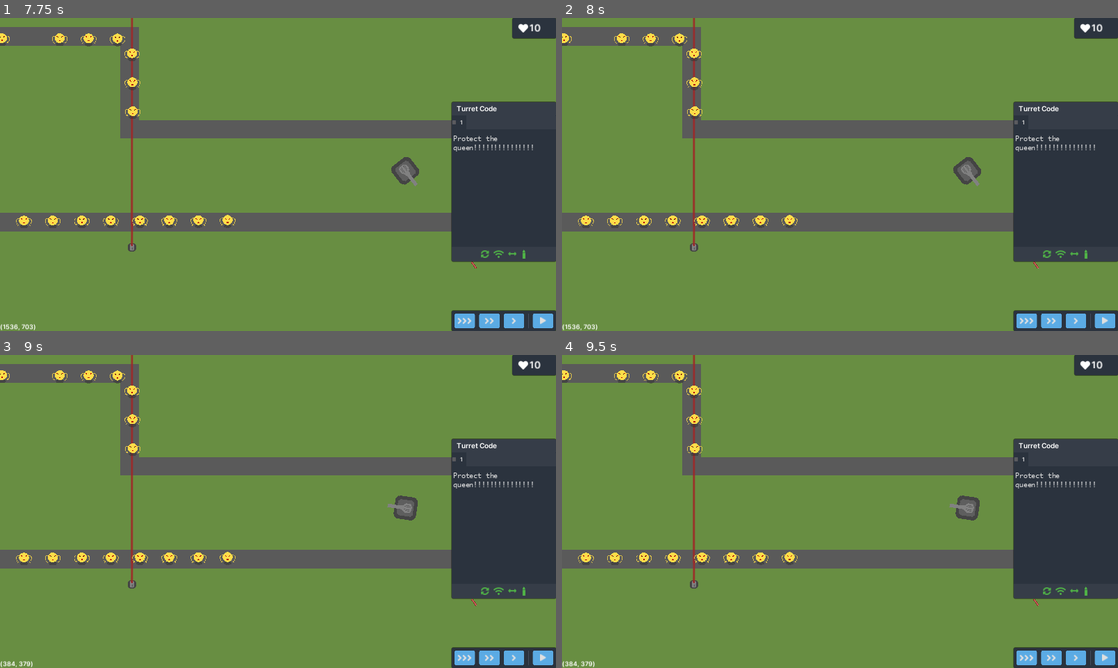
Above: before the commit, frames 1-4 (two rows, left to right).
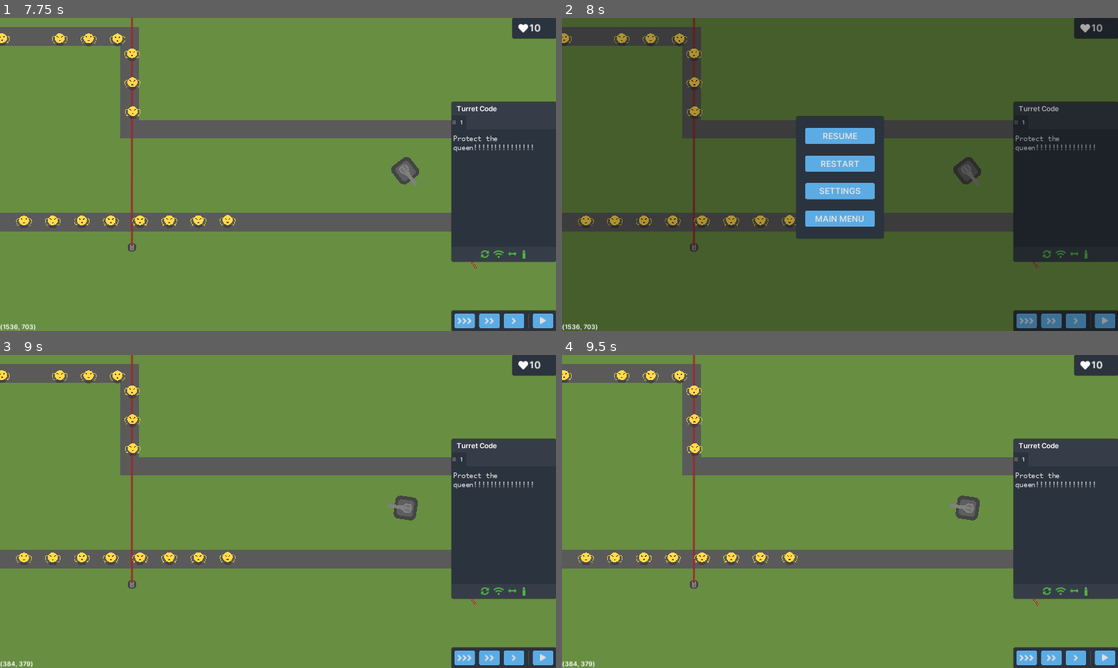
Above: after the commit, the same moments.

Repository: Latiang/tower-defense-godot
Game: Godot game, scene res://objects/Main.tscn
Two runs of this game, one before a commit and one after it. Both use one fixed random seed, a clock stepped at 60 frames per second and the inputs below.
Inputs (mouse positions are in pixels of both pictures, inside the frame that each line leads up to):
- Up to frame 1 (7.75 s): click "" at 0.5 s; click "" at 1.25 s; click "" at 2 s; click "" at 2.75 s; click "" at 3.5 s; tap Enter at 4.25, 5.75, 7.25 s; move the mouse to (405, 171) at 4.27 s; press the mouse at (405, 171) at 4.28 s; hold D 4.28-5.03 s; tap Space at 5, 6.5 s; move the mouse to (166, 190) at 5.02 s; release the mouse at (166, 190) at 5.03 s; hold A 5.03-5.78 s; click (166, 190) at 5.1 s; move the mouse to (333, 105) at 5.77 s; press the mouse at (333, 105) at 5.78 s; hold D 5.78-7.28 s; move the mouse to (250, 237) at 6.52 s; release the mouse at (250, 237) at 6.53 s; click (250, 237) at 6.6 s; move the mouse to (444, 221) at 7.27 s; press the mouse at (444, 221) at 7.28 s; hold A from 7.28 s (still down)
- Up to frame 2 (8 s): keep holding A; tap Escape (escape_menu_toggle, bound only after the commit) at 7.9 s
- Up to frame 3 (9 s): release A at 8 s; release the mouse at (444, 558) at 8 s; click (278, 473) at 8 s, where only the run after the commit has a clickable "RESUME"; tap Space at 8.75 s; move the mouse to (111, 464) at 8.77 s; hold A from 8.78 s (still down); click (111, 464) at 8.85 s
- Up to frame 4 (9.5 s): keep holding A

Frame 1 is identical in both runs. In frame 2, 89% of the frame differs, in the area x 0-100%, y 0-100%; in frame 3, less than 0.1%; in frame 4, less than 0.1%.
Error before the commit: Invalid get index of type 'String' (on base: 'Dictionary'). (res://objects/CodeInterpreter.gd:211)

Commit message:
Add Escape Menu to Level GUI

Diff:
--- a/src/objects/CodeInterpreter.gd
+++ b/src/objects/CodeInterpreter.gd
@@ -449,7 +449,7 @@
 	code_source = """
 # Should be 40
 #a = 80/10*2 - 16 + 8*2 - 26 + 10^2/2
-b = -2
+#b = -2
 #print a
 #print -2
 """
--- /dev/null
+++ b/src/objects/EscapeMenu.gd
@@ -0,0 +1,26 @@
+extends PanelContainer
+
+signal resume()
+signal restart()
+signal settings()
+signal exit()
+
+# Called when the node enters the scene tree for the first time.
+func _ready():
+	pass # Replace with function body.
+
+
+func _on_ResumeButton_pressed():
+	emit_signal("resume")
+
+
+func _on_RestartButton_pressed():
+	emit_signal("restart")
+
+
+func _on_SettingsButton_pressed():
+	emit_signal("settings")
+
+
+func _on_ExitButton_pressed():
+	emit_signal("exit")
--- /dev/null
+++ b/src/objects/EscapeMenu.tscn
@@ -0,0 +1,150 @@
+[gd_scene load_steps=12 format=2]
+
+[ext_resource path="res://assets/fonts/Inter-SemiBold-slnt=0.ttf" type="DynamicFontData" id=1]
+[ext_resource path="res://objects/EscapeMenu.gd" type="Script" id=2]
+
+[sub_resource type="StyleBoxFlat" id=1]
+bg_color = Color( 0.28, 0.525, 0.7, 1 )
+corner_radius_top_left = 6
+corner_radius_top_right = 6
+corner_radius_bottom_right = 6
+corner_radius_bottom_left = 6
+
+[sub_resource type="StyleBoxFlat" id=2]
+bg_color = Color( 0.28, 0.525, 0.7, 1 )
+corner_radius_top_left = 6
+corner_radius_top_right = 6
+corner_radius_bottom_right = 6
+corner_radius_bottom_left = 6
+shadow_size = 2
+
+[sub_resource type="StyleBoxFlat" id=3]
+bg_color = Color( 0.360784, 0.67451, 0.898039, 1 )
+corner_radius_top_left = 6
+corner_radius_top_right = 6
+corner_radius_bottom_right = 6
+corner_radius_bottom_left = 6
+
+[sub_resource type="StyleBoxFlat" id=4]
+bg_color = Color( 0.172549, 0.203922, 0.247059, 1 )
+corner_radius_top_left = 6
+corner_radius_top_right = 6
+corner_radius_bottom_right = 6
+corner_radius_bottom_left = 6
+shadow_size = 3
+
+[sub_resource type="DynamicFont" id=5]
+use_filter = true
+font_data = ExtResource( 1 )
+
+[sub_resource type="StyleBoxFlat" id=6]
+content_margin_left = 5.0
+content_margin_right = 5.0
+content_margin_top = 5.0
+content_margin_bottom = 5.0
+bg_color = Color( 0.215686, 0.243137, 0.286275, 1 )
+corner_radius_top_left = 6
+corner_radius_top_right = 6
+corner_radius_bottom_right = 6
+corner_radius_bottom_left = 6
+shadow_size = 3
+
+[sub_resource type="StyleBoxFlat" id=7]
+bg_color = Color( 0.321569, 0.364706, 0.431373, 1 )
+corner_radius_top_left = 1
+corner_radius_top_right = 1
+corner_radius_bottom_right = 1
+corner_radius_bottom_left = 1
+expand_margin_left = 1.0
+
+[sub_resource type="DynamicFont" id=8]
+size = 30
+font_data = ExtResource( 1 )
+
+[sub_resource type="Theme" id=9]
+default_font = SubResource( 8 )
+Button/colors/font_color = Color( 0.878431, 0.878431, 0.878431, 1 )
+Button/colors/font_color_disabled = Color( 0.878431, 0.878431, 0.878431, 1 )
+Button/colors/font_color_hover = Color( 0.94, 0.94, 0.94, 1 )
+Button/colors/font_color_pressed = Color( 1, 1, 1, 1 )
+Button/constants/hseparation = 2
+Button/fonts/font = null
+Button/styles/disabled = SubResource( 1 )
+Button/styles/focus = null
+Button/styles/hover = SubResource( 2 )
+Button/styles/normal = SubResource( 3 )
+Button/styles/pressed = SubResource( 1 )
+Panel/styles/panel = SubResource( 4 )
+PanelContainer/styles/panel = SubResource( 4 )
+TooltipLabel/colors/font_color = Color( 1, 1, 1, 1 )
+TooltipLabel/colors/font_color_shadow = Color( 0, 0, 0, 0.1 )
+TooltipLabel/constants/shadow_offset_x = 1
+TooltipLabel/constants/shadow_offset_y = 1
+TooltipLabel/fonts/font = SubResource( 5 )
+TooltipPanel/styles/panel = SubResource( 6 )
+VSeparator/constants/separation = 4
+VSeparator/styles/separator = SubResource( 7 )
+
+[node name="EscapeMenu" type="PanelContainer"]
+anchor_left = 0.5
+anchor_top = 0.5
+anchor_right = 0.5
+anchor_bottom = 0.5
+margin_left = -150.0
+margin_top = -200.0
+margin_right = 150.0
+margin_bottom = 220.0
+theme = SubResource( 9 )
+script = ExtResource( 2 )
+__meta__ = {
+"_edit_use_anchors_": false
+}
+
+[node name="MarginContainer" type="MarginContainer" parent="."]
+margin_right = 300.0
+margin_bottom = 420.0
+custom_constants/margin_right = 30
+custom_constants/margin_top = 0
+custom_constants/margin_left = 30
+custom_constants/margin_bottom = 0
+
+[node name="VBoxContainer" type="VBoxContainer" parent="MarginContainer"]
+margin_left = 30.0
+margin_right = 270.0
+margin_bottom = 420.0
+size_flags_horizontal = 3
+size_flags_vertical = 3
+custom_constants/separation = 40
+alignment = 1
+
+[node name="ResumeButton" type="Button" parent="MarginContainer/VBoxContainer"]
+margin_top = 40.0
+margin_right = 240.0
+margin_bottom = 95.0
+rect_min_size = Vector2( 0, 55 )
+text = "RESUME"
+
+[node name="RestartButton" type="Button" parent="MarginContainer/VBoxContainer"]
+margin_top = 135.0
+margin_right = 240.0
+margin_bottom = 190.0
+rect_min_size = Vector2( 0, 55 )
+text = "RESTART"
+
+[node name="SettingsButton" type="Button" parent="MarginContainer/VBoxContainer"]
+margin_top = 230.0
+margin_right = 240.0
+margin_bottom = 285.0
+rect_min_size = Vector2( 0, 55 )
+text = "SETTINGS"
+
+[node name="ExitButton" type="Button" parent="MarginContainer/VBoxContainer"]
+margin_top = 325.0
+margin_right = 240.0
+margin_bottom = 380.0
+rect_min_size = Vector2( 0, 55 )
+text = "MAIN MENU"
+[connection signal="pressed" from="MarginContainer/VBoxContainer/ResumeButton" to="." method="_on_ResumeButton_pressed"]
+[connection signal="pressed" from="MarginContainer/VBoxContainer/RestartButton" to="." method="_on_RestartButton_pressed"]
+[connection signal="pressed" from="MarginContainer/VBoxContainer/SettingsButton" to="." method="_on_SettingsButton_pressed"]
+[connection signal="pressed" from="MarginContainer/VBoxContainer/ExitButton" to="." method="_on_ExitButton_pressed"]
--- a/src/objects/GUI.gd
+++ b/src/objects/GUI.gd
@@ -3,6 +3,7 @@
 signal start_wave()
 signal restart_level()
 signal next_level()
+signal return_to_main_menu()
 signal update_code_source(new_source, turret_name)
 signal update_time_scale(new_time_scale)
 
@@ -11,6 +12,8 @@
 # var b = "text"
 
 var wave_started = false
+var escape_menu_open = false
+var current_time_scale = 1
 
 # Called when the node enters the scene tree for the first time.
 func _ready():
@@ -18,6 +21,21 @@
 
 func _process(delta):
 	set_coordinate_label()
+
+func _input(event):
+	if event.is_action_pressed("escape_menu_toggle") and !event.is_echo():
+		toggle_escape_menu()
+
+func toggle_escape_menu():
+	escape_menu_open = !escape_menu_open
+	if escape_menu_open:
+		$PopupGreyCover.show()
+		$EscapeMenu.show()
+		emit_signal("update_time_scale", 0.0001)
+	else:
+		$PopupGreyCover.hide()
+		$EscapeMenu.hide()
+		emit_signal("update_time_scale", current_time_scale)
 
 func set_coordinate_label():
 	if $CoordinateLabel.visible:
@@ -35,6 +53,7 @@
 	$LevelControlsPanel.show()
 	$HealthPanel.show()
 	$CoordinateLabel.show()
+	$EscapeMenu.hide()
 
 # Called every frame. 'delta' is the elapsed time since the previous frame.
 #func _process(delta):
@@ -72,23 +91,27 @@
 	enable_speed_buttons()
 	$LevelControlsPanel/MarginContainer/HBoxContainer/Speed1Button.disabled = true
 	emit_signal("update_time_scale", 1)
+	current_time_scale = 1
 	show_pause_button(true)
 
 func _on_Speed2Button_pressed():
 	enable_speed_buttons()
 	$LevelControlsPanel/MarginContainer/HBoxContainer/Speed2Button.disabled = true
 	emit_signal("update_time_scale", 3)
+	current_time_scale = 3
 	show_pause_button(true)
 
 func _on_Speed3Button_pressed():
 	enable_speed_buttons()
 	$LevelControlsPanel/MarginContainer/HBoxContainer/Speed3Button.disabled = true
 	emit_signal("update_time_scale", 5)
+	current_time_scale = 5
 	show_pause_button(true)
 
 func _on_PauseButton2_pressed():
 	enable_speed_buttons()
 	emit_signal("update_time_scale", 0.001)
+	current_time_scale = 0.001
 	# Enable play button instead
 	show_pause_button(false)
 
@@ -130,3 +153,18 @@
 	$PopupGreyCover.visible = false
 	# Probably something more complicated required
 	_on_StartButton_pressed()
+
+# Return to Main Menu
+func _on_EscapeMenu_exit():
+	toggle_escape_menu()
+	emit_signal("return_to_main_menu")
+
+func _on_EscapeMenu_restart():
+	toggle_escape_menu()
+	emit_signal("restart_level")
+
+func _on_EscapeMenu_resume():
+	toggle_escape_menu()
+
+func _on_EscapeMenu_settings():
+	pass # Replace with function body.
--- a/src/objects/GUI.tscn
+++ b/src/objects/GUI.tscn
@@ -7,6 +7,7 @@
 [ext_resource path="res://assets/fonts/Inter-SemiBold-slnt=0.ttf" type="DynamicFontData" id=5]
 [ext_resource path="res://objects/PopupDialogOk.tscn" type="PackedScene" id=6]
 [ext_resource path="res://objects/PopupDialogTwoChoices.tscn" type="PackedScene" id=7]
+[ext_resource path="res://objects/EscapeMenu.tscn" type="PackedScene" id=8]
 
 [sub_resource type="DynamicFont" id=1]
 size = 35
@@ -193,7 +194,7 @@
 visible = false
 anchor_right = 1.0
 anchor_bottom = 1.0
-color = Color( 0, 0, 0, 0.305882 )
+color = Color( 0, 0, 0, 0.337255 )
 __meta__ = {
 "_edit_use_anchors_": false
 }
@@ -223,6 +224,9 @@
 __meta__ = {
 "_edit_use_anchors_": false
 }
+
+[node name="EscapeMenu" parent="." instance=ExtResource( 8 )]
+visible = false
 [connection signal="pressed" from="LevelControlsPanel/MarginContainer/HBoxContainer/Speed3Button" to="." method="_on_Speed3Button_pressed"]
 [connection signal="pressed" from="LevelControlsPanel/MarginContainer/HBoxContainer/Speed2Button" to="." method="_on_Speed2Button_pressed"]
 [connection signal="pressed" from="LevelControlsPanel/MarginContainer/HBoxContainer/Speed1Button" to="." method="_on_Speed1Button_pressed"]
@@ -232,3 +236,7 @@
 [connection signal="button_pressed" from="WonPopup" to="." method="_on_WonPopup_button_pressed"]
 [connection signal="button1_pressed" from="DebugPopup" to="." method="_on_DebugPopup_button1_pressed"]
 [connection signal="button2_pressed" from="DebugPopup" to="." method="_on_DebugPopup_button2_pressed"]
+[connection signal="exit" from="EscapeMenu" to="." method="_on_EscapeMenu_exit"]
+[connection signal="restart" from="EscapeMenu" to="." method="_on_EscapeMenu_restart"]
+[connection signal="resume" from="EscapeMenu" to="." method="_on_EscapeMenu_resume"]
+[connection signal="settings" from="EscapeMenu" to="." method="_on_EscapeMenu_settings"]
--- a/src/objects/Main.gd
+++ b/src/objects/Main.gd
@@ -6,8 +6,8 @@
 
 func _ready():
 	# Load main menu
+	$MainMenu/LevelSelectionMenu.populate_level_buttons($LevelManager.save_state)
 	if !debug_main_menu_override:
-		$MainMenu/LevelSelectionMenu.populate_level_buttons($LevelManager.save_state)
 		show_MainMenu()
 	else: # Load first level for debugging
 		_on_MainMenu_start_level(0)
@@ -32,3 +32,6 @@
 func show_level():
 	$MainMenu.hide()
 	$LevelManager/GUI.show()
+
+func _on_GUI_return_to_main_menu():
+	show_MainMenu()
--- a/src/objects/Main.tscn
+++ b/src/objects/Main.tscn
@@ -22,6 +22,7 @@
 [node name="MainMenu" parent="." instance=ExtResource( 4 )]
 [connection signal="next_level" from="LevelManager/GUI" to="LevelManager" method="_on_GUI_next_level"]
 [connection signal="restart_level" from="LevelManager/GUI" to="LevelManager" method="_on_GUI_restart_level"]
+[connection signal="return_to_main_menu" from="LevelManager/GUI" to="." method="_on_GUI_return_to_main_menu"]
 [connection signal="start_wave" from="LevelManager/GUI" to="LevelManager" method="_on_GUI_start_wave"]
 [connection signal="update_time_scale" from="LevelManager/GUI" to="LevelManager" method="_on_GUI_update_time_scale"]
 [connection signal="timeout" from="LevelManager/AutoSaveTimer" to="LevelManager" method="_on_AutoSaveTimer_timeout"]
--- a/src/project.godot
+++ b/src/project.godot
@@ -37,6 +37,11 @@
 "events": [ Object(InputEventKey,"resource_local_to_scene":false,"resource_name":"","device":0,"alt":false,"shift":false,"control":false,"meta":false,"command":false,"pressed":false,"scancode":16777254,"unicode":0,"echo":false,"script":null)
  ]
 }
+escape_menu_toggle={
+"deadzone": 0.5,
+"events": [ Object(InputEventKey,"resource_local_to_scene":false,"resource_name":"","device":0,"alt":false,"shift":false,"control":false,"meta":false,"command":false,"pressed":false,"scancode":16777217,"unicode":0,"echo":false,"script":null)
+ ]
+}
 
 [rendering]
 
Not shown: 1 places in src/objects/GUI.tscn that only renumber resources
